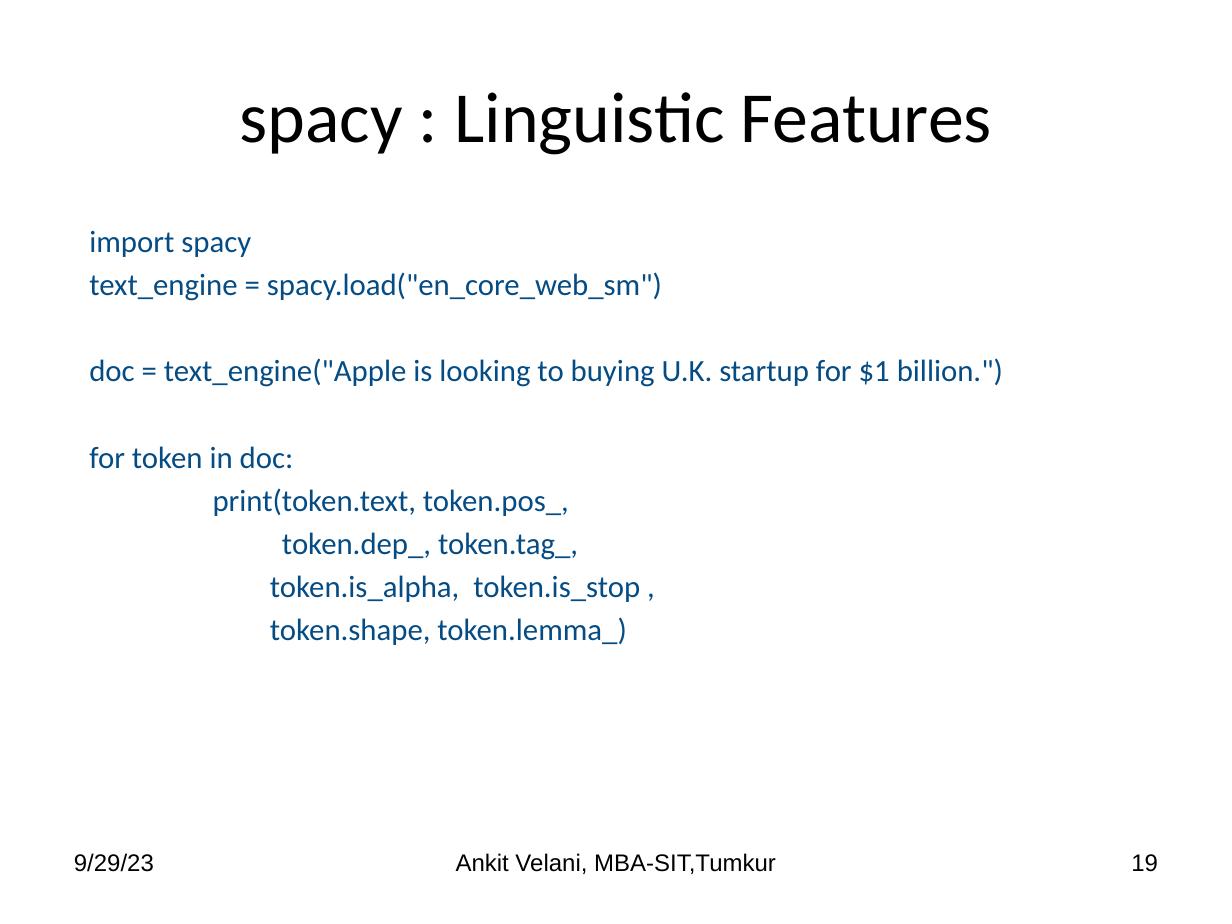
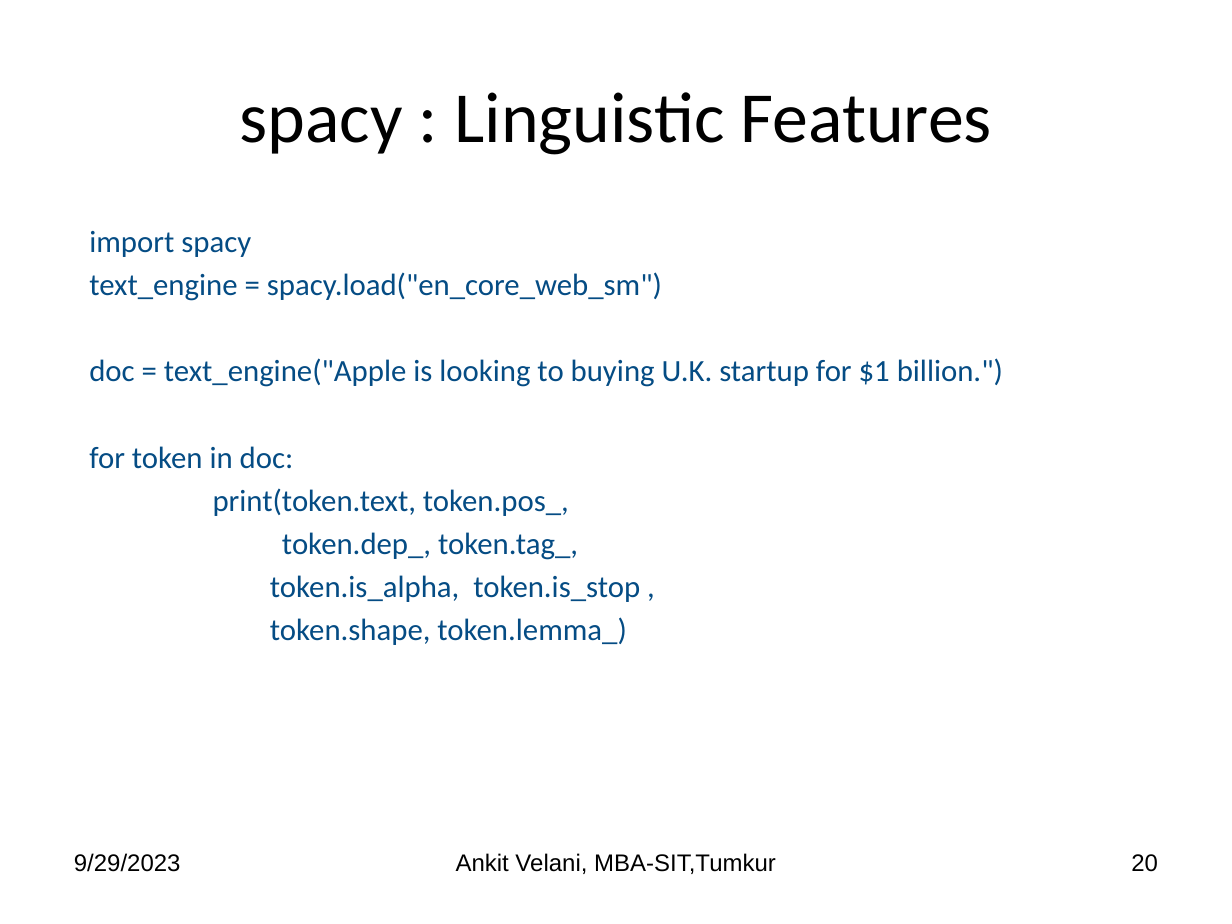
Before and after one commit to sitmbadept/sitmbadept.github.io, a slide deck: slide 20 of 2023/UNIT_4_5/Unit-5-Python-Text-TimeSeries.pptx (slide 19 before the commit). Drawn at 1232x924 pixels with LibreOffice and Linux fonts; fonts in the diff are those of the drawing. Boxes give left, top, right and bottom in pixels: in the first picture for what was removed or moved away, otherwise in the second. Text is boxed around its words. In the diff, an @@ line names an element or a change of style, - is before the commit and + after.

```diff
--- a/2023/UNIT_4_5/Unit-5-Python-Text-TimeSeries.pptx
+++ b/2023/UNIT_4_5/Unit-5-Python-Text-TimeSeries.pptx
@@ text at (74,853,181,872): text changed @@
-9/29/23
+9/29/2023
@@ page number at (1131,854,1158,872): text changed @@
-19
+20
```
Also in this commit, not shown: 24 other slides changed, 2 slides added.
